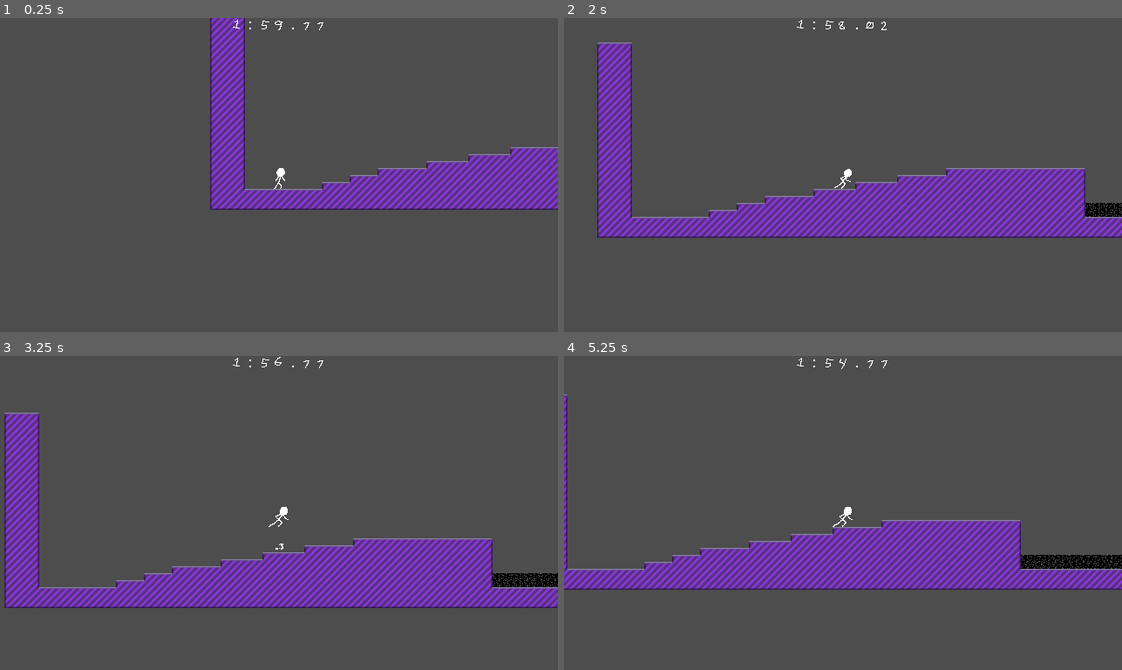
Above: before the commit, frames 1-4 (two rows, left to right).
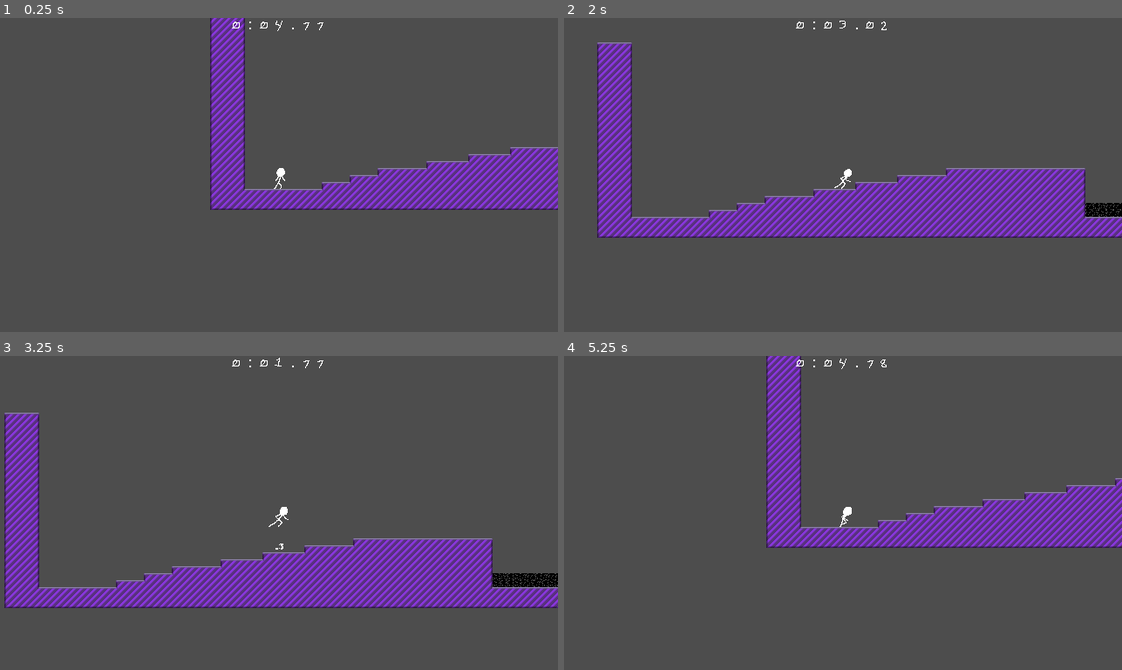
Above: after the commit, the same moments.

Repository: ncssm-mor-NyE9DoBlxs3M/platformer
Game: Godot game, scene res://Main.tscn
Two runs of this game, one before a commit and one after it. Both use one fixed random seed, a clock stepped at 60 frames per second and the inputs below.
Inputs:
- Up to frame 1 (0.25 s): no input
- Up to frame 2 (2 s): hold Right (right) from 0.53 s (still down); tap Z (jump) at 0.77, 1.52 s
- Up to frame 3 (3.25 s): release Right (right) at 2.03 s; hold Left (left) 2.03-2.78 s; hold Right (right) from 2.78 s (still down); tap Z (jump) at 3.02 s
- Up to frame 4 (5.25 s): tap Z (jump) at 3.77, 4.52 s; release Right (right) at 4.28 s; hold Left (left) 4.28-5.03 s; hold Right (right) from 5.03 s (still down)

The runs differ from the first frame. In frame 1, less than 0.1% of the frame differs, in the area x 41-51%, y 0-5%; in frame 2, 0.1%; in frame 3, 0.2%; in frame 4, 23%, in the area x 0-100%, y 0-75%.

Commit message:
timer displays properly and resets level

Diff:
--- a/levels/Test.tscn
+++ b/levels/Test.tscn
@@ -415,7 +415,7 @@
 
 [node name="Test" type="Node2D" unique_id=28049306]
 script = ExtResource("1_4qglm")
-level_time = 120.0
+level_time = 5.0
 
 [node name="Tiles" type="TileMapLayer" parent="." unique_id=1247896836]
 position = Vector2(1, 0)
--- a/levels/level.gd
+++ b/levels/level.gd
@@ -2,6 +2,8 @@
 
 ## The time limit for the level in seconds.
 @export var level_time: float
+
+signal timeout
 
 var timer: Timer
 func _ready():
@@ -9,8 +11,4 @@
 	add_child(timer)
 	timer.wait_time = level_time
 	timer.start()
-	timer.timeout.connect(time_out)
-
-func time_out() -> void:
-	timer.start()
-	$Player.die()
+	timer.timeout.connect(timeout.emit)
--- a/main.gd
+++ b/main.gd
@@ -1,11 +1,17 @@
 extends Control
 
 @export var start_level: PackedScene
-@onready var level: Level = start_level.instantiate()
+@onready var level: Level = load_level(start_level)
 
-func _ready() -> void:
-	$Game.add_child(level)
+func load_level(scene: PackedScene) -> Level:
+	var new_level = scene.instantiate()
+	$Game.add_child(new_level)
+	new_level.timeout.connect(func ():
+		level.queue_free()
+		level = load_level(scene)
+	)
+	return new_level
 
 func _process(_delta: float) -> void:
 	if level:
-		$UI/Timer.text = "%1d:%2.2f" % [level.timer.time_left/60., fmod(level.timer.time_left,60.)]
+		$UI/Timer.text = "%1d:%05.2f" % [level.timer.time_left/60., fmod(level.timer.time_left,60.)]
--- a/player.gd
+++ b/player.gd
@@ -17,7 +17,8 @@
 var current_coyote_time: float
 var facing_left: bool = false
 
-var respawn_pos: Vector2 = Vector2.ZERO
+@onready var initial_pos: Vector2 = position
+@onready var respawn_pos: Vector2 = initial_pos
 
 func _physics_process(delta) -> void:
 	var input := Input.get_axis("left", "right")
@@ -76,3 +77,6 @@
 	position = respawn_pos
 	velocity = Vector2.ZERO
 	$Animations.play("death")
+
+func reset_spawn() -> void:
+	respawn_pos = initial_pos
Not shown: 1 places in levels/Test.tscn that only renumber resources
